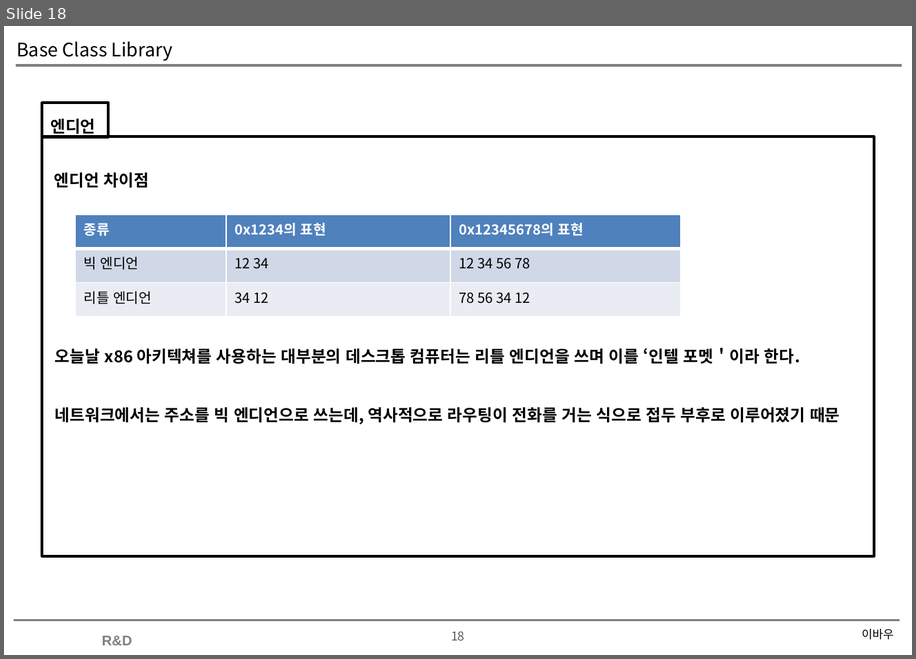
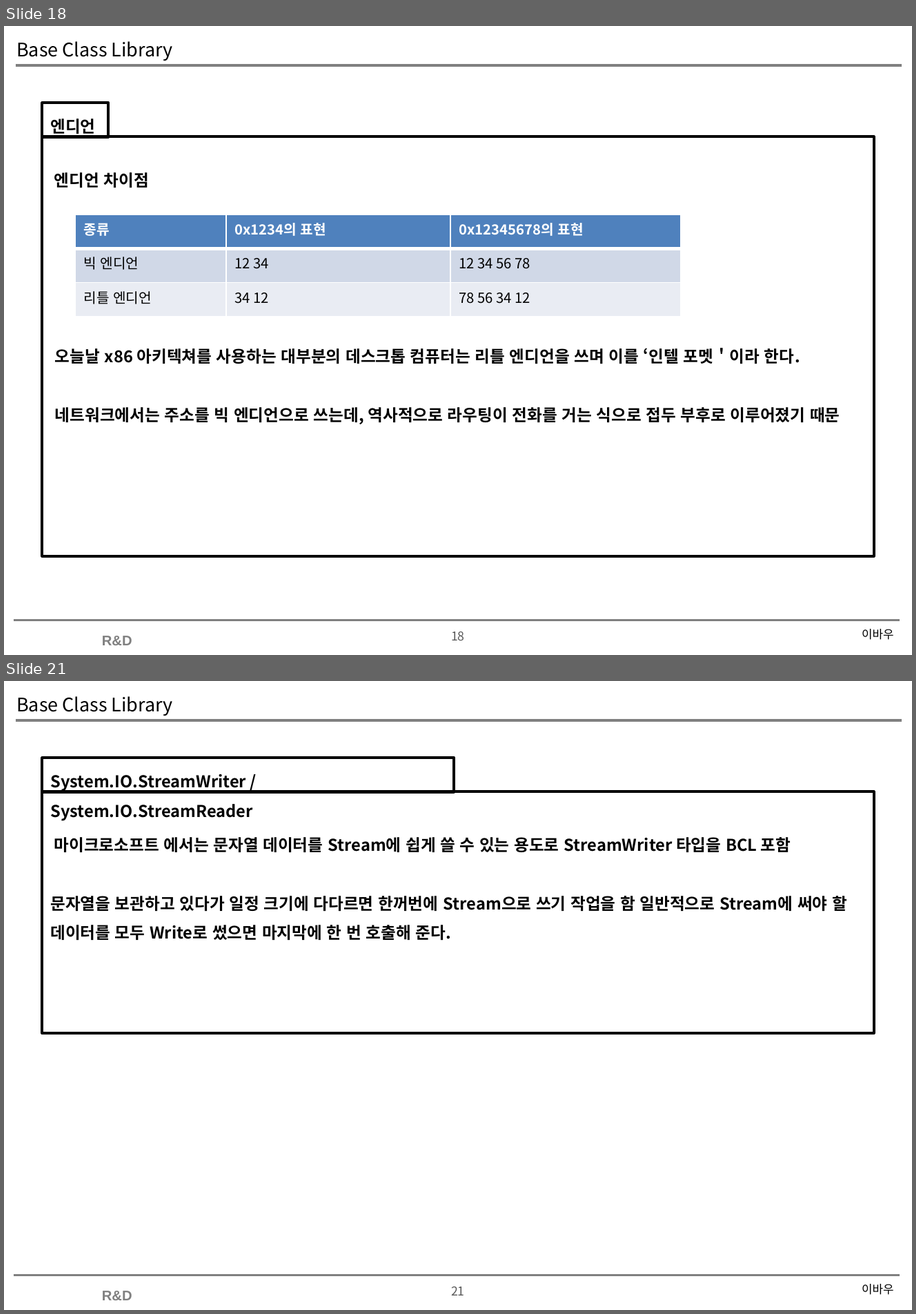
Before and after one commit to soultomind/CSharpStudy, a slide deck: CSharpStudy.Day20200627/Base Class Library.pptx. Shown one above the other, each under a label of ours: slide 18 before the commit, slides 18 and 21 after it; the slides between them are not shown. The pictures are 916x659 and 916x1314 pixels, drawn with LibreOffice and Linux fonts; fonts in the diff are those of the drawing; background and template pictures are left out. Boxes give left, top, right and bottom in pixels: in the first picture for what was removed or moved away, otherwise in the second. Text is boxed around its words. In the diff, an @@ line names an element or a change of style, - is before the commit and + after.

Commit message:
단순 - 작업 완료 ( 정리 필요 )

```diff
--- a/CSharpStudy.Day20200627/Base Class Library.pptx
+++ b/CSharpStudy.Day20200627/Base Class Library.pptx
@@ slide 21 added at [4, 681, 912, 1310], background #FFFFFF; not listed: 4 template elements that a slide beside it also shows @@
@@ title added at [16, 696, 173, 716], 16 pt, text #000000 @@
+Base Class Library
@@ rectangle added at [43, 758, 455, 793], outline #000000 2.25 pt, 14 pt, text #000000, bold @@
+System.IO.StreamWriter / System.IO.StreamReader
@@ rectangle added at [43, 791, 874, 1033], outline #000000 2.25 pt, 14 pt, text #000000, bold @@
+마이크로소프트 에서는 문자열 데이터를 Stream에 쉽게 쓸 수 있는 용도로 StreamWriter 타입을 BCL 포함
+문자열을 보관하고 있다가 일정 크기에 다다르면 한꺼번에 Stream으로 쓰기 작업을 함 일반적으로 Stream에 써야 할 데이터를 모두 Write로 썼으면 마지막에 한 번 호출해 준다.
@@ text added at [862, 1283, 893, 1294], 10 pt, text #000000 @@
+이바우
```
Also in this commit, not shown: 2 slides changed, 5 other slides added, 5 other files.
